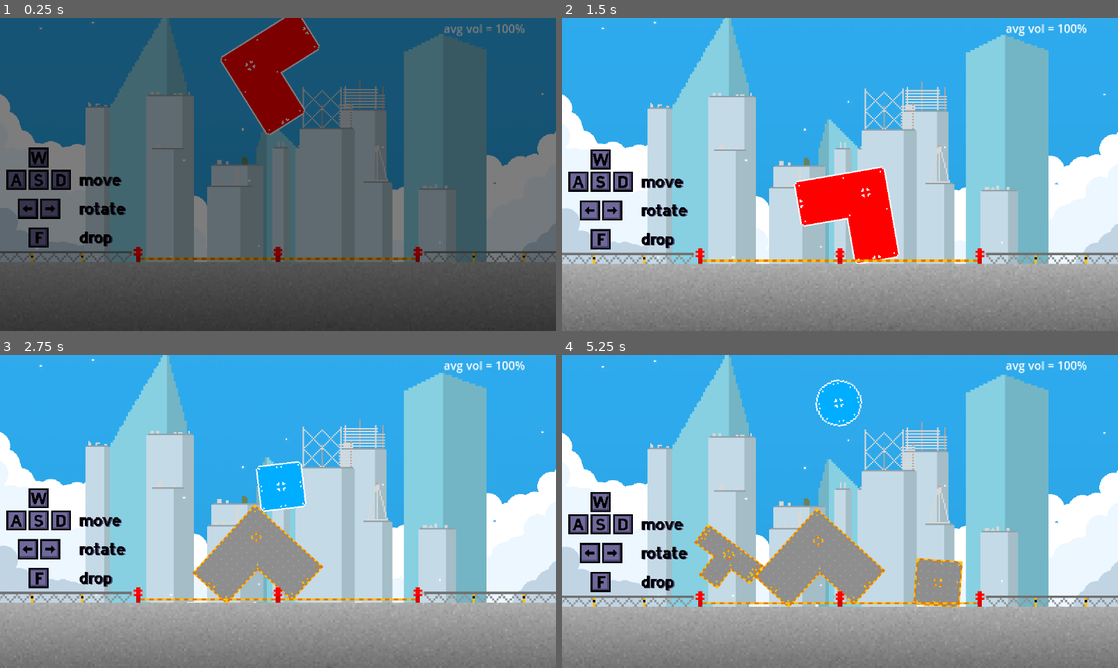
Above: before the commit, frames 1-4 (two rows, left to right).
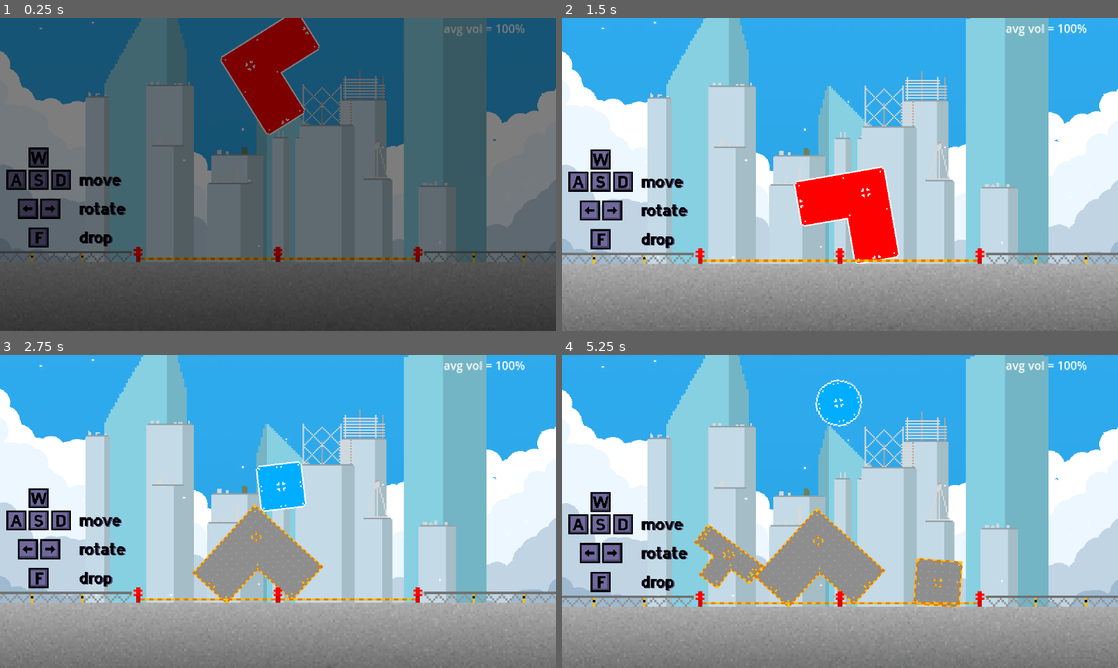
Above: after the commit, the same moments.

Repository: drew-abbo/gmtk_game_jam_game
Game: Godot game, scene res://game.tscn
Same seed, same stepped clock (60 frames per second), same inputs: the game is played once before the commit and once after it.
Inputs:
- Up to frame 1 (0.25 s): no input
- Up to frame 2 (1.5 s): hold D (move_right) 0.53-1.28 s; tap F (drop_piece) at 0.6, 1.35 s; hold S (move_down) from 1.28 s (still down)
- Up to frame 3 (2.75 s): release S (move_down) at 2.03 s; hold D (move_right) from 2.03 s (still down); tap F (drop_piece) at 2.1 s
- Up to frame 4 (5.25 s): release D (move_right) at 2.78 s; hold W (move_up) 2.78-3.53 s; tap F (drop_piece) every 0.75 s from 2.85 to 5.1 s; hold A (move_left) 3.53-5.03 s; hold S (move_down) from 5.03 s (still down)

The runs differ from the first frame. In frame 1, 9.1% of the frame differs, in the area x 0-100%, y 0-78%; in frame 2, 14%; in frame 3, 14%; in frame 4, 14%, in the area x 0-100%, y 0-81%.

Commit message:
Edited backgrounds so they don't cutoff strangely at the bottom

Diff:
--- a/game.tscn
+++ b/game.tscn
@@ -119,7 +119,7 @@
 motion_scale = Vector2(1, 0.25)
 
 [node name="Cloud" type="Sprite2D" parent="WorldGraphics/ParallaxBackground/Clouds 1"]
-position = Vector2(0, 102)
+position = Vector2(0, 160)
 scale = Vector2(0.789063, 0.789063)
 texture = ExtResource("7_0uggk")
 
@@ -127,7 +127,7 @@
 motion_scale = Vector2(1, 0.5)
 
 [node name="Sprite2D" type="Sprite2D" parent="WorldGraphics/ParallaxBackground/City 2"]
-position = Vector2(0, 70)
+position = Vector2(0, 120)
 scale = Vector2(3, 3)
 texture = ExtResource("8_f017o")
 
@@ -135,7 +135,7 @@
 motion_scale = Vector2(1, 0.6)
 
 [node name="Sprite2D" type="Sprite2D" parent="WorldGraphics/ParallaxBackground/City 1"]
-position = Vector2(-40, 80)
+position = Vector2(-40, 130)
 scale = Vector2(2, 2)
 texture = ExtResource("9_vc7a5")
 
@@ -143,7 +143,7 @@
 motion_scale = Vector2(1, 0.7)
 
 [node name="Sprite2D" type="Sprite2D" parent="WorldGraphics/ParallaxBackground/City 3"]
-position = Vector2(60, 70)
+position = Vector2(60, 130)
 scale = Vector2(2, 2)
 texture = ExtResource("10_qrd0n")
 
Binary file changed: Assets/Skyline 2.png
Binary file changed: Assets/Skyline 3.png
Binary file changed: Assets/Skyline 4.png
Binary file changed: Assets/Surface Cloud BG 1.png
